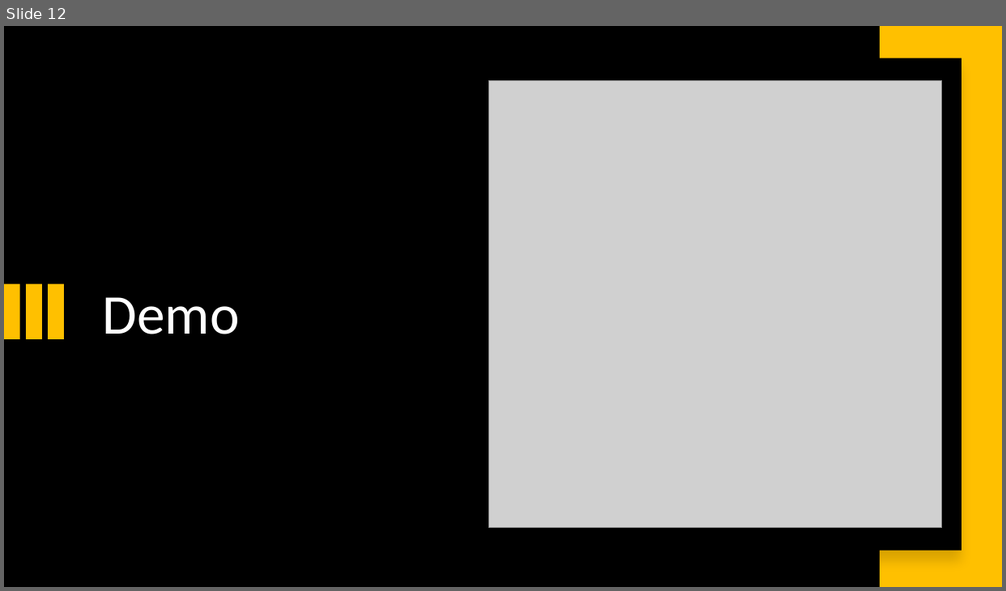
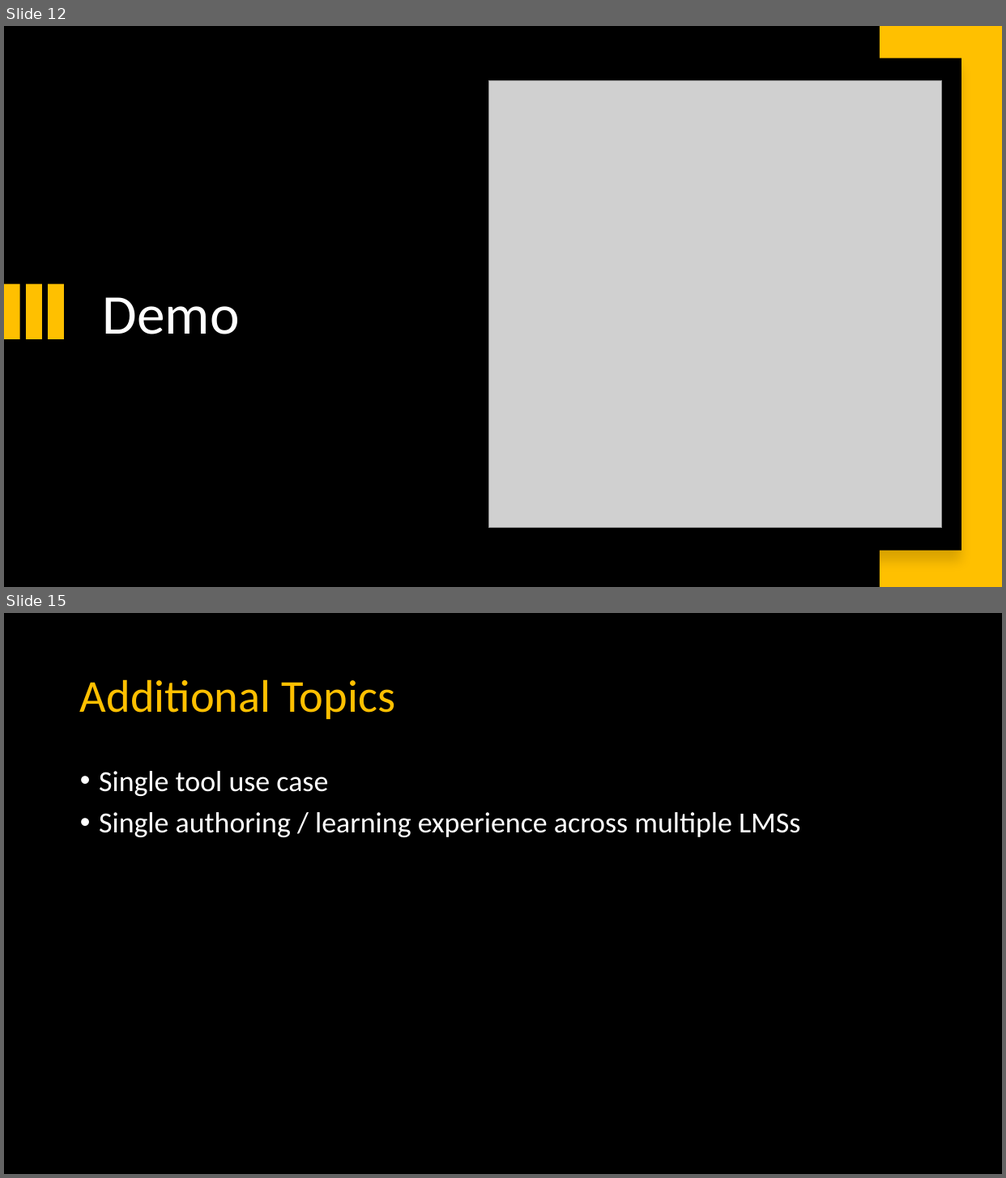
Before and after one commit to csev/talks, a slide deck: 2023/2023-09-Sakai-Plus.pptx. Shown one above the other, each under a label of ours: slide 12 before the commit, slides 12 and 15 after it; the slides between them are not shown. The pictures are 1006x591 and 1006x1178 pixels, drawn with LibreOffice and Linux fonts; fonts in the diff are those of the drawing; grey boxes stand for pictures. Boxes give left, top, right and bottom in pixels: in the first picture for what was removed or moved away, otherwise in the second. Text is boxed around its words. In the diff, an @@ line names an element or a change of style, - is before the commit and + after.

```diff
--- a/2023/2023-09-Sakai-Plus.pptx
+++ b/2023/2023-09-Sakai-Plus.pptx
@@ slide 15 added at <box>4,613,1002,1174</box>, background #000000 @@
@@ title added at <box>80,679,395,719</box>, 44 pt, text #FFC000 @@
+Additional Topics
@@ text added at <box>99,771,800,837</box>, 28 pt, text #FFFFFF @@
+• Single tool use case
+• Single authoring / learning experience across multiple LMSs
```
Also in this commit, not shown: 2 other slides added.
